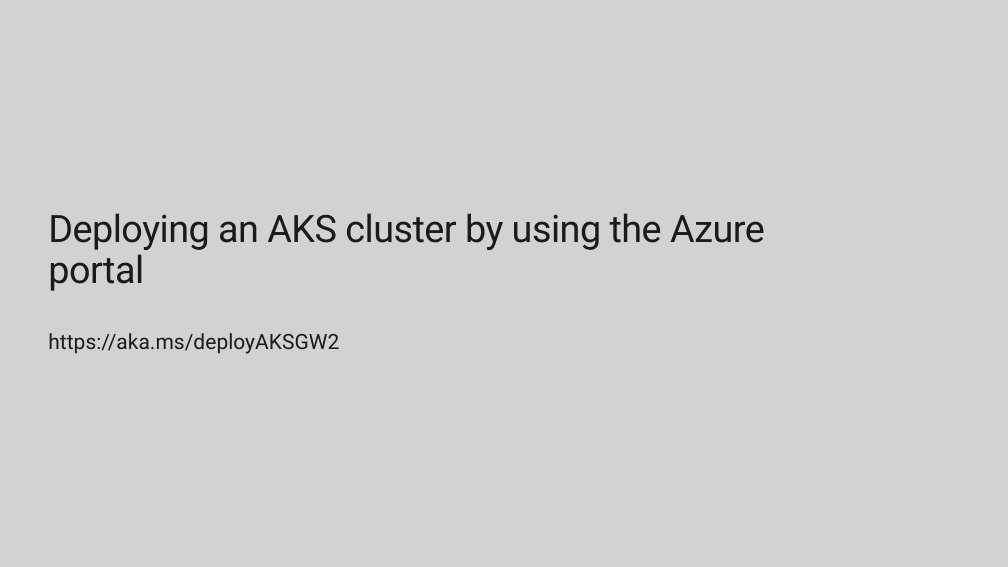
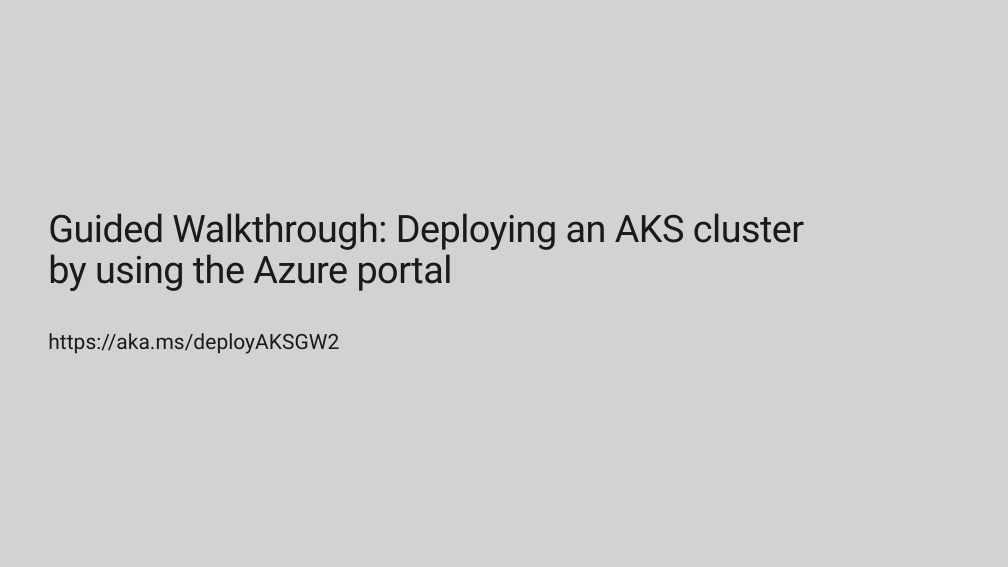
Before and after one commit to ClarkDRC/AZ203Walkthroughs, a slide deck: slide 10 of Guided Walkthrough.pptx (slide 3 before the commit). Drawn at 1008x567 pixels with LibreOffice and Linux fonts; fonts in the diff are those of the drawing; background and template pictures are left out. Boxes give left, top, right and bottom in pixels: in the first picture for what was removed or moved away, otherwise in the second. Text is boxed around its words. In the diff, an @@ line names an element or a change of style, - is before the commit and + after.

```diff
--- a/Guided Walkthrough.pptx
+++ b/Guided Walkthrough.pptx
@@ title at (48,213,804,291): text changed @@
-Deploying an AKS cluster by using the Azure portal
+Guided Walkthrough: Deploying an AKS cluster by using the Azure portal
```
Also in this commit, not shown: 6 other slides changed, 7 slides added.
